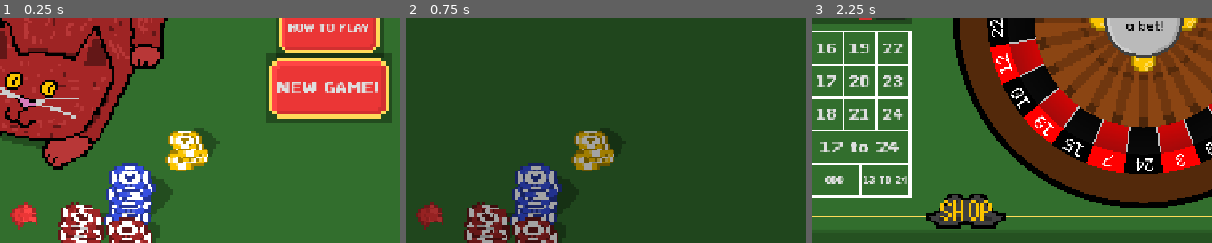
Above: before the commit, frames 1-3 (left to right).
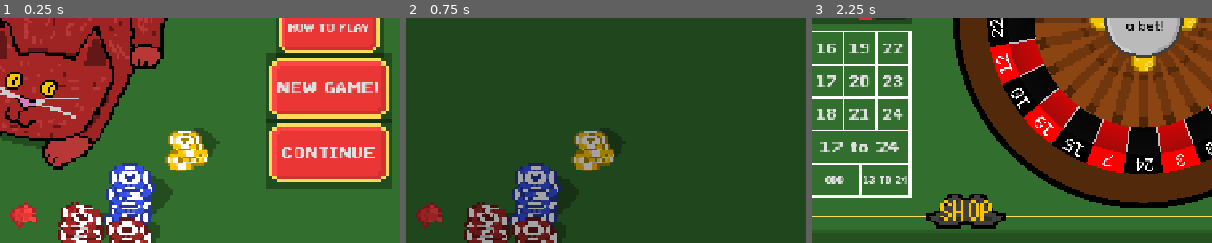
Above: after the commit, the same moments.

Repository: DuneRanger/Very-Serious-GameJam-2026
Game: Godot game, scene res://scenes/main.tscn
The game is run twice, just before and just after one commit, with the same random seed, the same clock (stepped at 60 frames per second) and the same inputs. Sound files missing from this copy of the repository are replaced by a short silence.
Inputs:
- Up to frame 1 (0.25 s): no input
- Up to frame 2 (0.75 s): click "HOW TO PLAY" at 0.5 s
- Up to frame 3 (2.25 s): click "BACK" at 1.25 s; click "NEW GAME!" at 2 s
The pictures show only the part of the screen within x 31-81%, y 50-100%; the shares and areas given below are measured in that part.

The runs differ from the first frame. In frame 1, 9.2% of the frame differs, in the area x 66-98%, y 46-76%; in frame 2, nothing differs; in frame 3, nothing differs.

Commit message:
Add continue button

Diff:
--- a/scenes/game/main_menu_scene/main_menu.gd
+++ b/scenes/game/main_menu_scene/main_menu.gd
@@ -1,6 +1,7 @@
 extends Node2D
 
 func _on_new_game_button_button_down() -> void:
+	GameManagerGlobal.start_new_game = true
 	GameManagerGlobal.signal_switch_scene.emit(GameEnums.switching_scenes.GAME_SCENE)
 	SfxManager.play_SFX("res://assets/SFX/start_game.ogg")
 
@@ -8,3 +9,8 @@
 
 func _on_how_to_play_button_button_down() -> void:
 	GameManagerGlobal.signal_switch_scene.emit(GameEnums.switching_scenes.HOW_TO_PLAY_SCENE)
+
+
+func _on_continue_button_button_down() -> void:
+	GameManagerGlobal.signal_switch_scene.emit(GameEnums.switching_scenes.GAME_SCENE)
+	SfxManager.play_SFX("res://assets/SFX/start_game.ogg")
--- a/scenes/game/main_menu_scene/main_menu.tscn
+++ b/scenes/game/main_menu_scene/main_menu.tscn
@@ -35,21 +35,6 @@
 texture = ExtResource("2_8ocso")
 centered = false
 
-[node name="Shadow" type="ColorRect" parent="." unique_id=1779139650]
-offset_left = 835.0
-offset_top = 328.0
-offset_right = 1008.0
-offset_bottom = 424.0
-color = Color(0, 0, 0, 0.32156864)
-
-[node name="Shadow" type="ColorRect" parent="Shadow" unique_id=926018850]
-layout_mode = 0
-offset_left = -16.0
-offset_top = 88.0
-offset_right = 186.0
-offset_bottom = 200.0
-color = Color(0, 0, 0, 0.32156864)
-
 [node name="NewGameButton" type="Button" parent="." unique_id=589256499]
 offset_left = 824.0
 offset_top = 424.0
@@ -63,13 +48,15 @@
 theme_override_styles/hover = SubResource("StyleBoxTexture_j5ied")
 text = "NEW GAME!"
 
-[node name="EpicRect" type="ColorRect" parent="." unique_id=1565200869]
-visible = false
-offset_left = 280.0
-offset_top = 136.0
-offset_right = 544.0
-offset_bottom = 272.0
-color = Color(0.56025434, 0.65292406, 0.9261292, 1)
+[node name="Shadow" type="ColorRect" parent="NewGameButton" unique_id=926018850]
+show_behind_parent = true
+layout_mode = 0
+offset_left = -5.0
+offset_top = -8.0
+offset_right = 197.0
+offset_bottom = 104.0
+mouse_filter = 1
+color = Color(0, 0, 0, 0.32156864)
 
 [node name="Label" type="Label" parent="." unique_id=501622967]
 visible = false
@@ -93,5 +80,39 @@
 theme_override_styles/hover = SubResource("StyleBoxTexture_cf3fe")
 text = "HOW TO PLAY"
 
+[node name="Shadow" type="ColorRect" parent="HowToPlayButton" unique_id=1779139650]
+show_behind_parent = true
+layout_mode = 0
+offset_left = -5.0
+offset_top = -8.0
+offset_right = 168.0
+offset_bottom = 88.0
+mouse_filter = 1
+color = Color(0, 0, 0, 0.32156864)
+
+[node name="ContinueButton" type="Button" parent="." unique_id=1395680593]
+offset_left = 824.0
+offset_top = 528.0
+offset_right = 1016.0
+offset_bottom = 624.0
+theme_override_colors/font_hover_color = Color(0.98039216, 0.76862746, 0, 1)
+theme_override_fonts/font = ExtResource("2_w11i7")
+theme_override_font_sizes/font_size = 24
+theme_override_styles/normal = SubResource("StyleBoxTexture_w11i7")
+theme_override_styles/pressed = SubResource("StyleBoxTexture_coahj")
+theme_override_styles/hover = SubResource("StyleBoxTexture_cf3fe")
+text = "CONTINUE"
+
+[node name="Shadow" type="ColorRect" parent="ContinueButton" unique_id=1729177609]
+show_behind_parent = true
+layout_mode = 0
+offset_left = -5.0
+offset_top = -8.0
+offset_right = 197.0
+offset_bottom = 104.0
+mouse_filter = 1
+color = Color(0, 0, 0, 0.32156864)
+
 [connection signal="button_down" from="NewGameButton" to="." method="_on_new_game_button_button_down"]
 [connection signal="button_down" from="HowToPlayButton" to="." method="_on_how_to_play_button_button_down"]
+[connection signal="button_down" from="ContinueButton" to="." method="_on_continue_button_button_down"]
--- a/scenes/main.gd
+++ b/scenes/main.gd
@@ -4,8 +4,6 @@
 @export var game_scene_preloaded : PackedScene
 @export var shop_scene_preloaded : PackedScene
 @export var how_to_play_scene_preloaded : PackedScene
-
-var game_started : bool
 
 var scenes = {}
 
@@ -33,7 +31,7 @@
 	GameManagerGlobal.signal_switch_scene.connect(scene_switch)
 
 func new_game():
-	game_started = true
+	GameManagerGlobal.start_new_game = true
 	game_scene = game_scene_preloaded.instantiate()
 	shop_scene = shop_scene_preloaded.instantiate()
 	add_child(game_scene)
@@ -59,7 +57,7 @@
 		GameEnums.switching_scenes.HOW_TO_PLAY_SCENE:
 			reparent_scenes(how_to_play_scene)
 		GameEnums.switching_scenes.GAME_SCENE:
-			if !game_started:
+			if GameManagerGlobal.start_new_game:
 				new_game()
 			reparent_scenes(game_scene)
 			GameManagerGlobal.check_shop_change()
